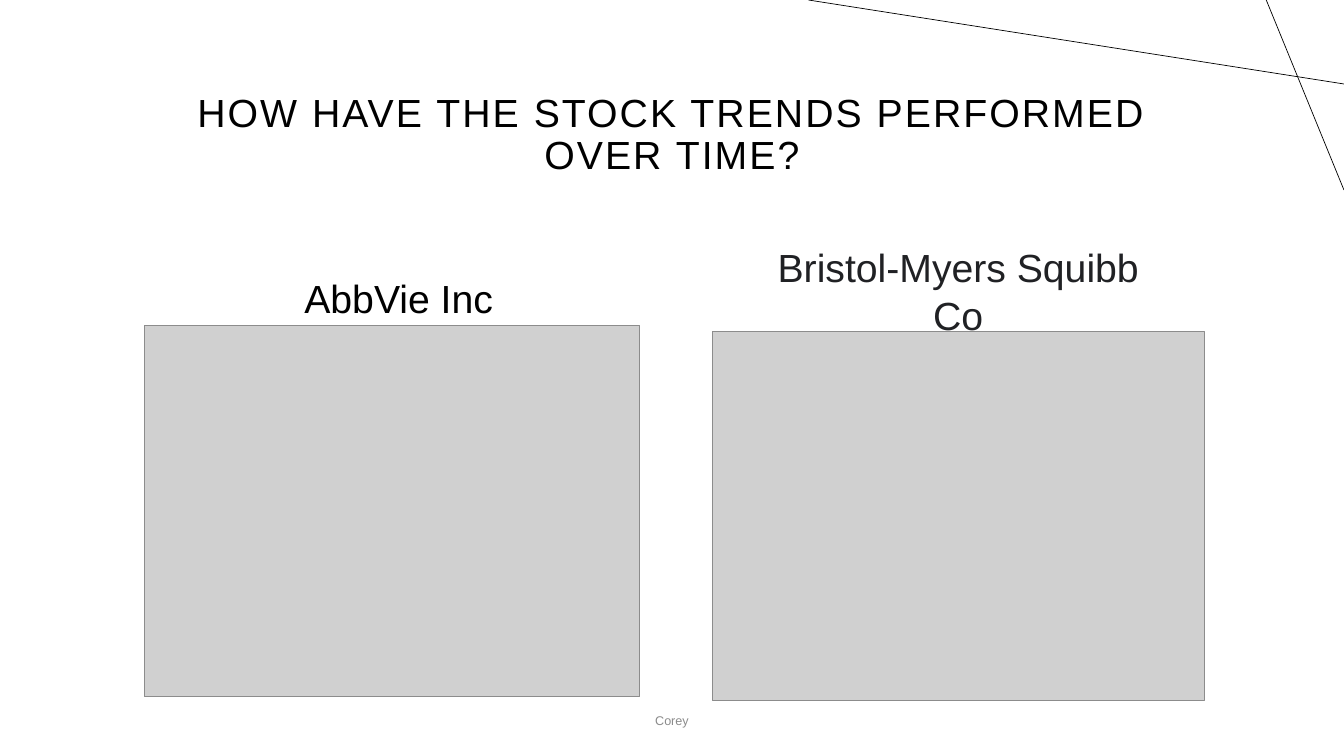
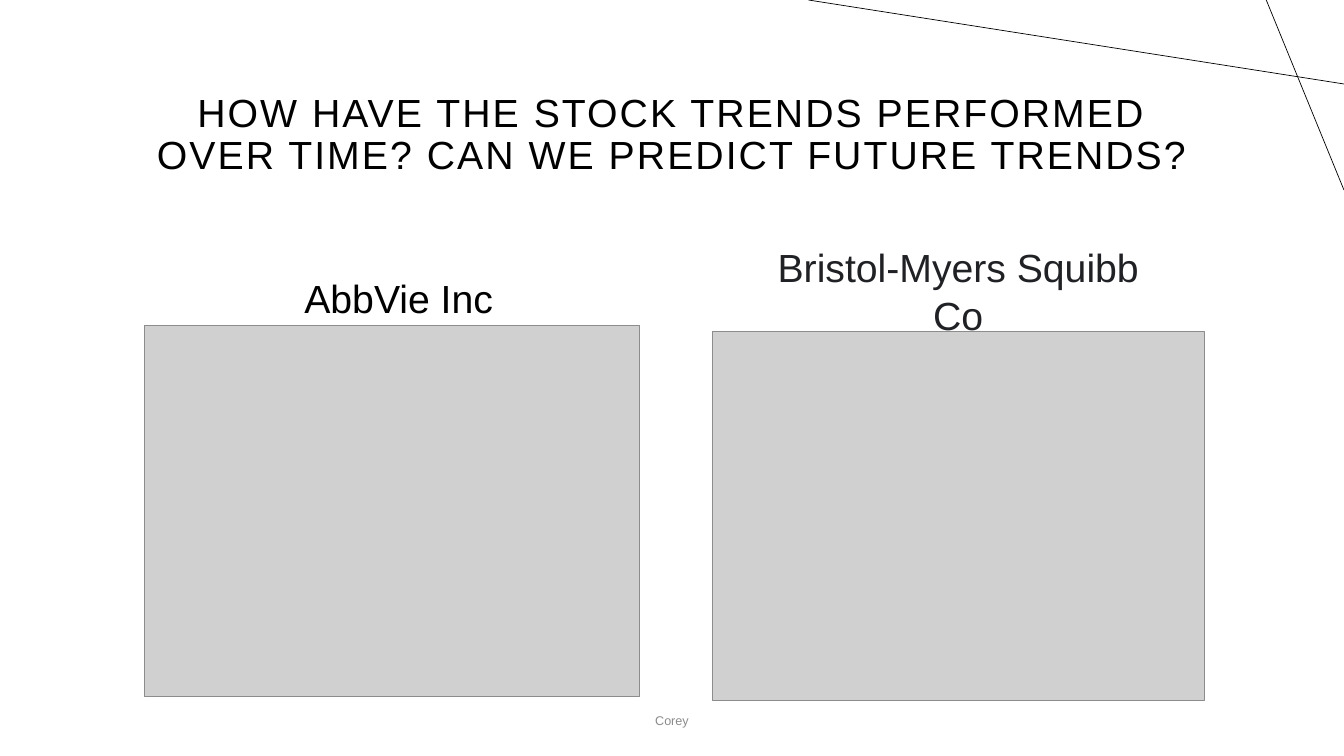
Before and after one commit to proctorsjackson/group_3_project_1, a slide deck: slide 8 of Powerpoint_Final.pptx (slide 6 before the commit). Drawn at 1344x756 pixels with LibreOffice and Linux fonts; fonts in the diff are those of the drawing; grey boxes stand for pictures. Boxes give left, top, right and bottom in pixels: in the first picture for what was removed or moved away, otherwise in the second. Text is boxed around its words. In the diff, an @@ line names an element or a change of style, - is before the commit and + after.

```diff
--- a/Powerpoint_Final.pptx
+++ b/Powerpoint_Final.pptx
@@ title at (x1=157, y1=99, x2=1186, y2=170): text changed @@
-HOW HAVE THE STOCK TRENDS PERFORMED OVER TIME?
+HOW HAVE THE STOCK TRENDS PERFORMED OVER TIME? CAN WE PREDICT FUTURE TRENDS?
```
Also in this commit, not shown: 3 other slides changed, 3 slides added, 1 slide removed, 1 other file.
